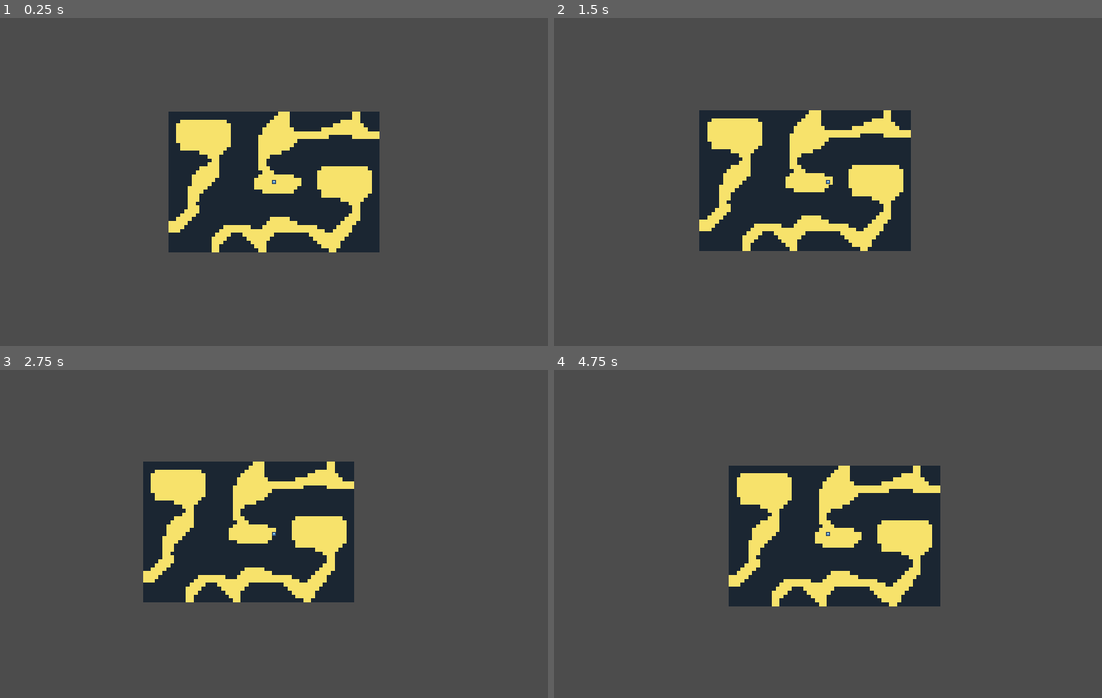
Above: before the commit, frames 1-4 (two rows, left to right).
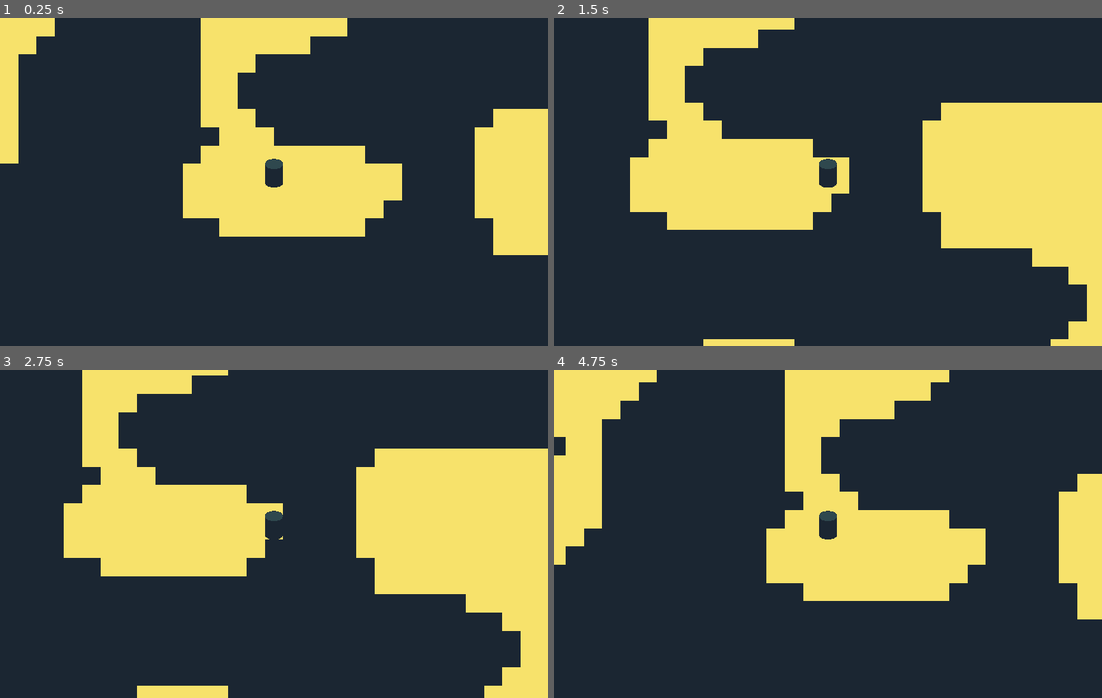
Above: after the commit, the same moments.

Repository: gamkedo-la/Jungle-Adventure
Game: Godot game, scene res://World.tscn
Same seed, same stepped clock (60 frames per second), same inputs: the game is played once before the commit and once after it. The engine's default icon, where the game draws it, is replaced by a stand-in: a white triangle on a blue panel in a dark square.
Inputs:
- Up to frame 1 (0.25 s): no input
- Up to frame 2 (1.5 s): tap Enter at 0.5 s; hold Right (ui_right) 0.53-1.28 s; hold Down (ui_down) from 1.28 s (still down)
- Up to frame 3 (2.75 s): tap Space at 2 s; release Down (ui_down) at 2.03 s; hold Right (ui_right) from 2.03 s (still down)
- Up to frame 4 (4.75 s): tap Enter at 2.75 s; release Right (ui_right) at 2.78 s; hold Up (ui_up) 2.78-3.53 s; tap Space at 3.5 s; hold Left (ui_left) from 3.53 s (still down)

The runs differ from the first frame. In frame 1, 92% of the frame differs, in the area x 0-100%, y 0-100%; in frame 2, 92%; in frame 3, 92%; in frame 4, 92%.

Commit message:
Added player sprite

Diff:
--- a/Player/Player.tscn
+++ b/Player/Player.tscn
@@ -1,22 +1,27 @@
 [gd_scene load_steps=4 format=2]
 
-[ext_resource path="res://icon.png" type="Texture" id=1]
+[ext_resource path="res://Player/player-temp-tileset.png" type="Texture" id=1]
 [ext_resource path="res://Player/Player.gd" type="Script" id=2]
 
-[sub_resource type="CircleShape2D" id=1]
-radius = 32.0
+[sub_resource type="CapsuleShape2D" id=1]
+radius = 20.0
+height = 24.0
 
 [node name="Player" type="KinematicBody2D"]
-position = Vector2( 616.597, 408.708 )
 collision_layer = 2
 script = ExtResource( 2 )
 
+[node name="Sprite" type="Sprite" parent="."]
+position = Vector2( 0, -12 )
+texture = ExtResource( 1 )
+vframes = 4
+hframes = 2
+frame = 2
+
 [node name="CollisionShape2D" type="CollisionShape2D" parent="."]
+rotation = -1.5708
 shape = SubResource( 1 )
-
-[node name="Sprite" type="Sprite" parent="."]
-texture = ExtResource( 1 )
 
 [node name="Camera2D" type="Camera2D" parent="."]
 current = true
-zoom = Vector2( 7, 7 )
+zoom = Vector2( 1.5, 1.5 )
--- a/project.godot
+++ b/project.godot
@@ -65,6 +65,7 @@
 
 2d_physics/layer_1="World"
 2d_physics/layer_2="Player"
+2d_physics/layer_3="HitBox"
 
 [rendering]
 
Binary file added: Player/player-temp-tileset.png
Not shown, added: Player/player-temp-tileset.png.import
